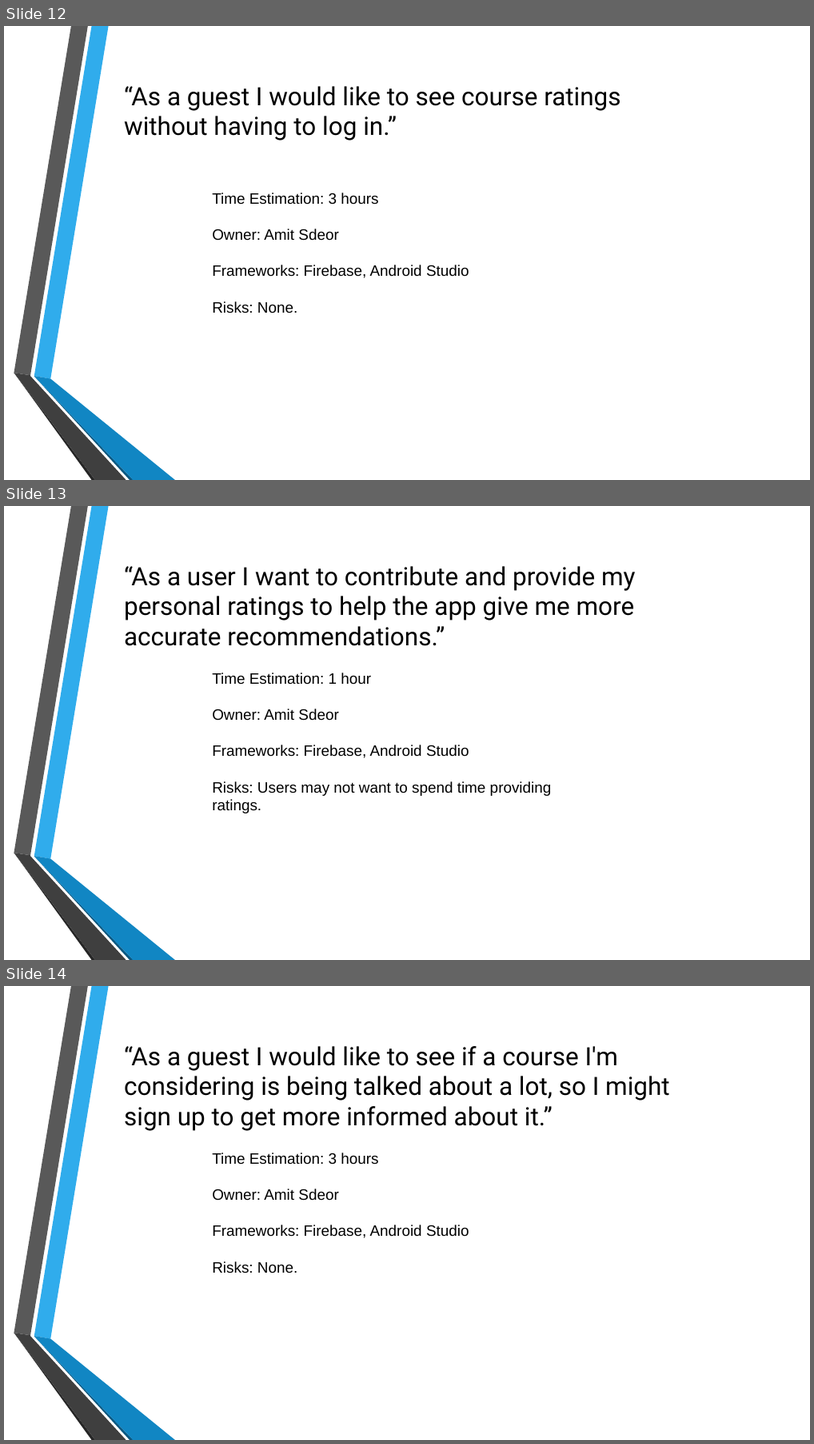
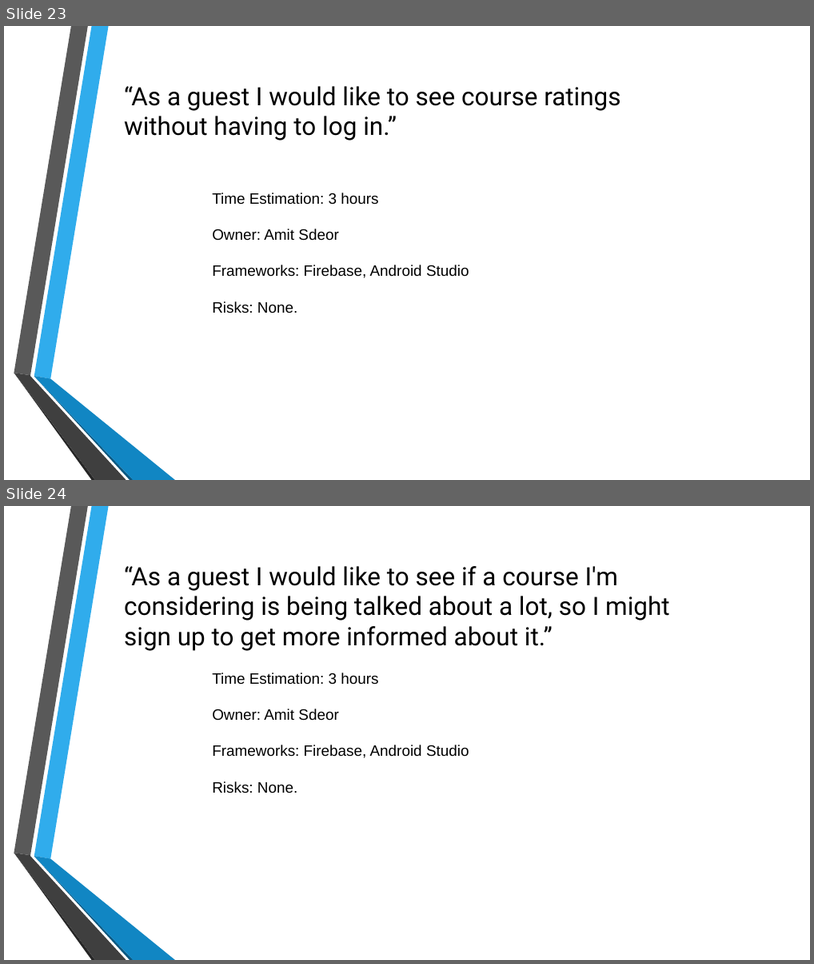
Before and after one commit to royhirsch1/BackPackBuddy, a slide deck: Course freak.pptx. Shown one above the other, each under a label of ours: slides 12, 13 and 14 before the commit, slides 23 and 24 after it. The pictures are 814x1444 and 814x964 pixels, drawn with LibreOffice and Linux fonts; fonts in the diff are those of the drawing; background and template pictures are left out. Boxes give left, top, right and bottom in pixels: in the first picture for what was removed or moved away, otherwise in the second. Text is boxed around its words. In the diff, an @@ line names an element or a change of style, - is before the commit and + after.

```diff
--- a/Course freak.pptx
+++ b/Course freak.pptx
@@ slide 13 removed at [4,506,810,960], background picture (left out); not listed: 6 template elements that a slide beside it also shows @@
@@ text removed at [124,566,635,646] @@
-“As a user I want to contribute and provide my personal ratings to help the app give me more accurate recommendations.”
@@ text removed at [212,672,552,813] @@
-Time Estimation: 1 hour
-Owner: Amit Sdeor
-Frameworks: Firebase, Android Studio
-Risks: Users may not want to spend time providing ratings.
@@ what was slide 12 is now slide 23 @@
@@ what was slide 14 is now slide 24 @@
```
Also in this commit, not shown: 2 slides changed, 3 slides added.
